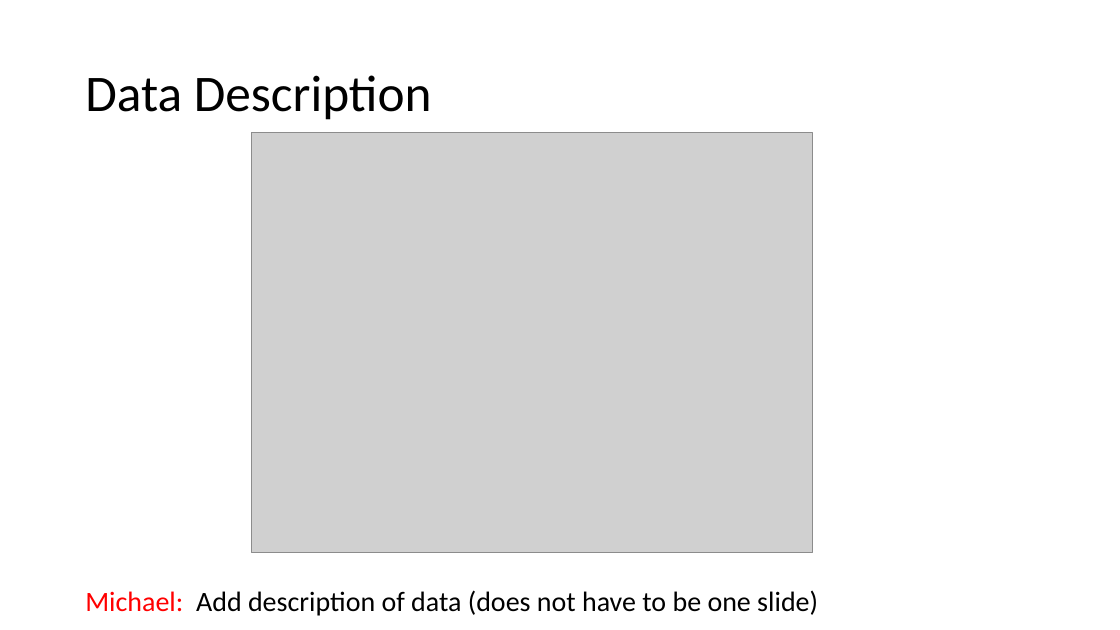
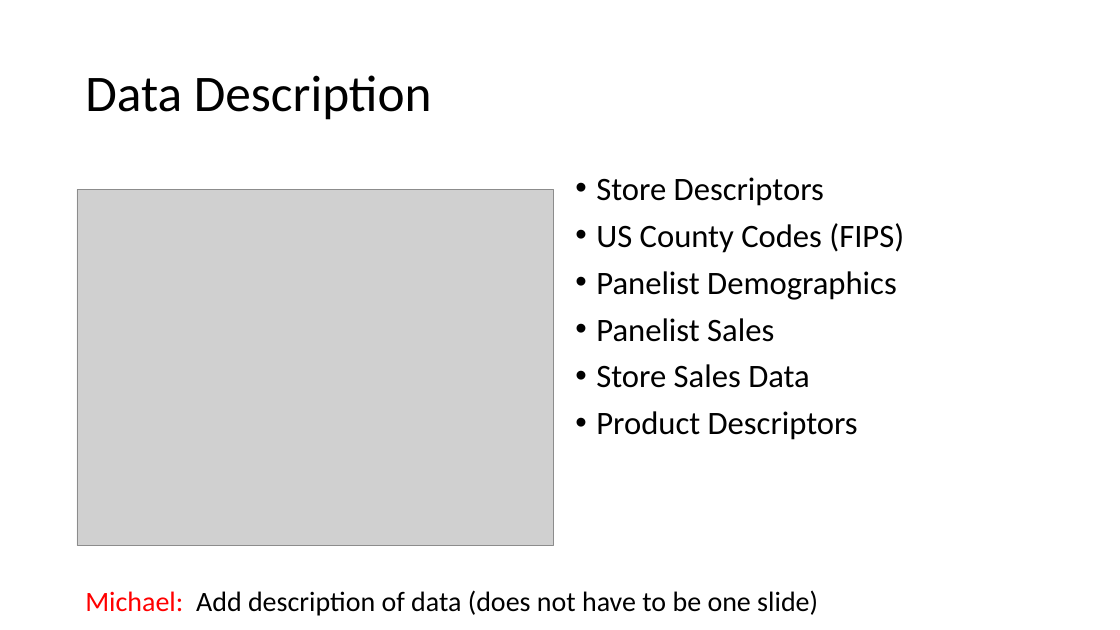
Before and after one commit to mGalarnyk/Machine_Learning_Froyo, a slide deck: slide 16 of Current_Powerpoint/Froyo_v2.pptx (slide 14 before the commit). Drawn at 1120x630 pixels with LibreOffice and Linux fonts; fonts in the diff are those of the drawing; grey boxes stand for pictures. Boxes give left, top, right and bottom in pixels: in the first picture for what was removed or moved away, otherwise in the second. Text is boxed around its words. In the diff, an @@ line names an element or a change of style, - is before the commit and + after.

Commit message:
current version of powerpoint

```diff
--- a/Current_Powerpoint/Froyo_v2.pptx
+++ b/Current_Powerpoint/Froyo_v2.pptx
@@ text added at [596,177,904,440], 28 pt, text #000000 @@
+• Store Descriptors
+• US County Codes (FIPS)
+• Panelist Demographics
+• Panelist Sales
+• Store Sales Data
+• Product Descriptors
@@ picture: place and size @@
-picture at [251,133,812,553]
+picture at [77,189,554,545]
```
Also in this commit, not shown: 4 other slides changed, 3 slides added, 1 other file.
